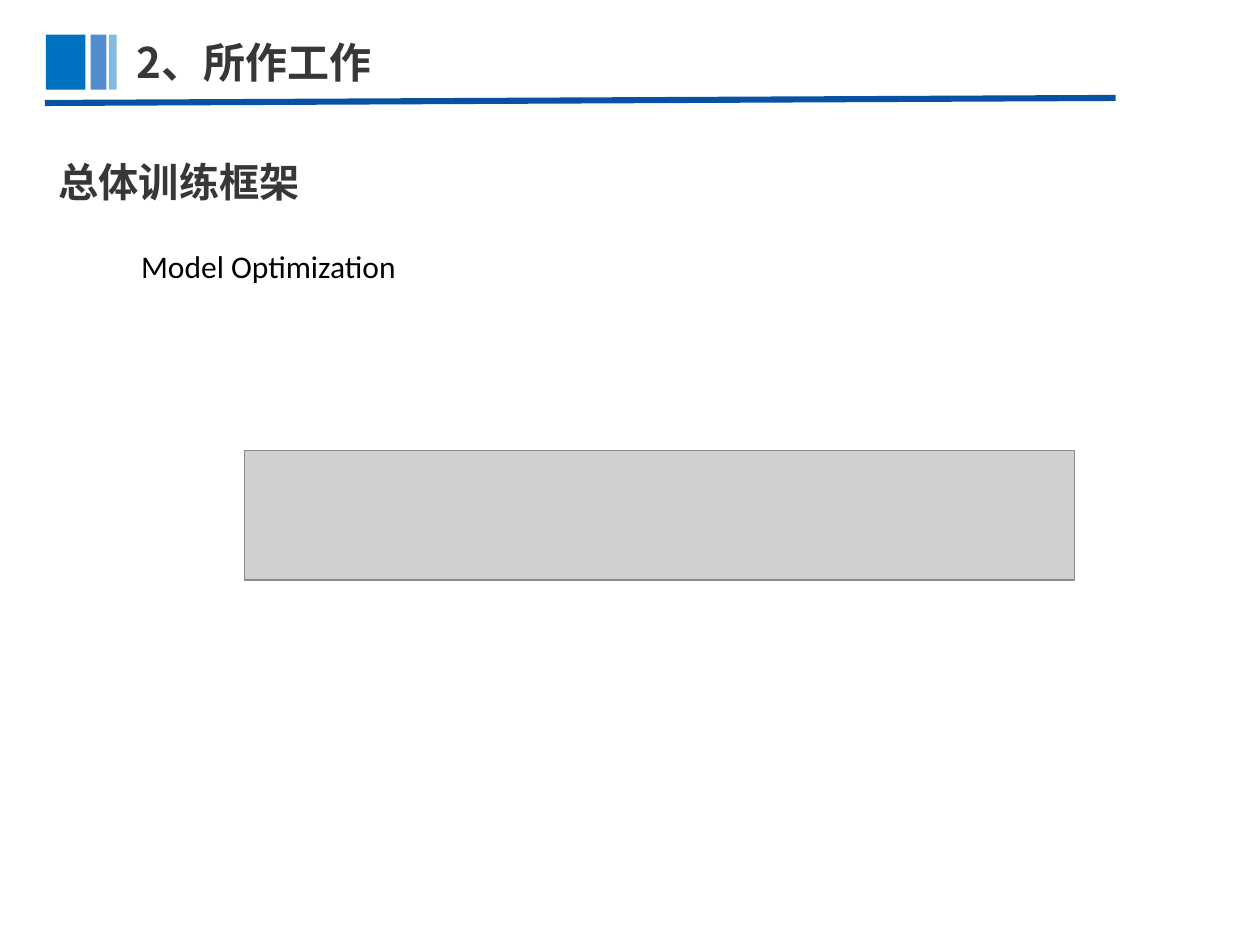
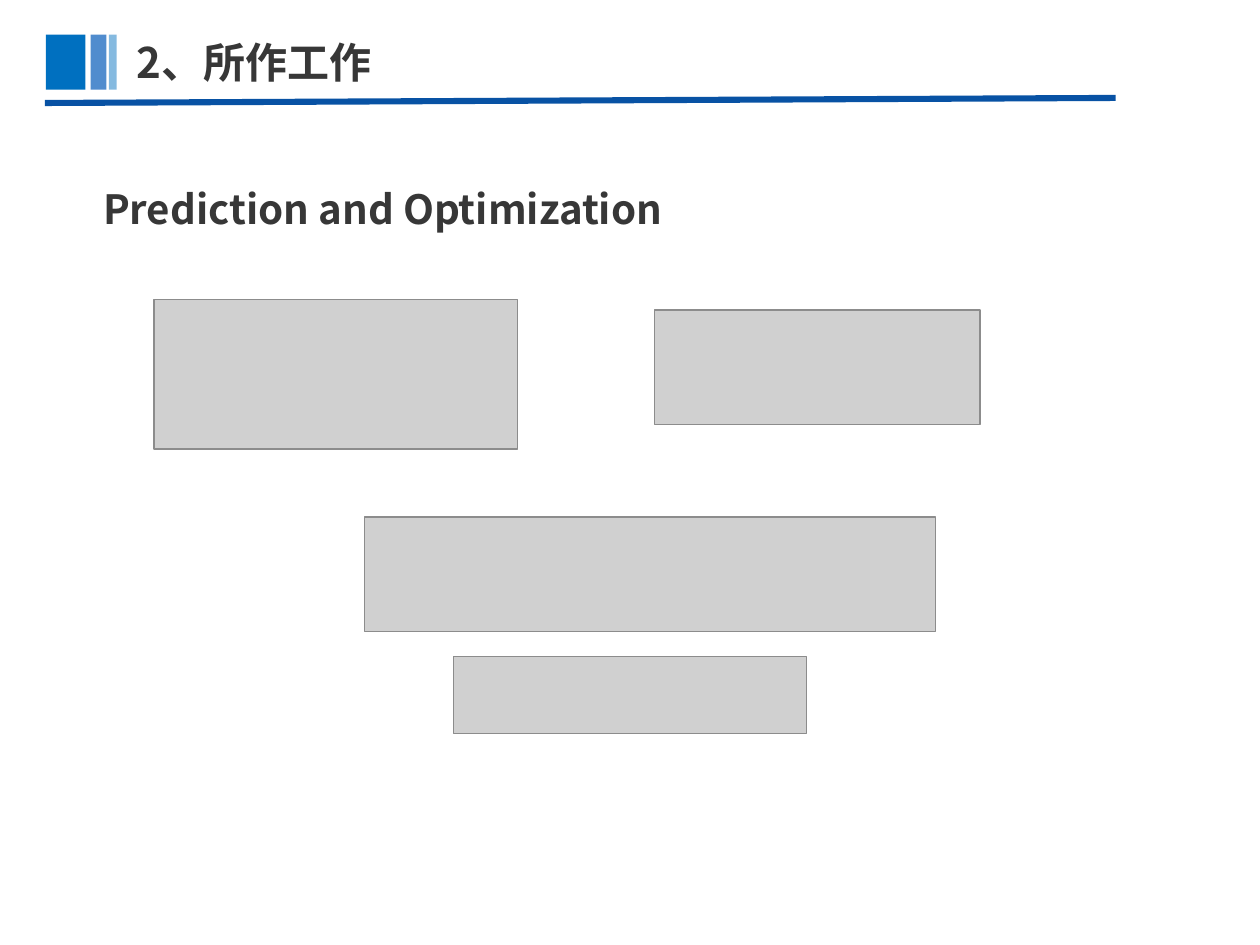
Before and after one commit to AzureSX/Paper, a slide deck: slide 21 of Knowledge Graph For Recommendation/VRKG4Rec/VRKG4Rec.pptx (slide 13 before the commit). Drawn at 1260x945 pixels with LibreOffice and Linux fonts; fonts in the diff are those of the drawing; grey boxes stand for pictures. Boxes give left, top, right and bottom in pixels: in the first picture for what was removed or moved away, otherwise in the second. Text is boxed around its words. In the diff, an @@ line names an element or a change of style, - is before the commit and + after.

```diff
--- a/Knowledge Graph For Recommendation/VRKG4Rec/VRKG4Rec.pptx
+++ b/Knowledge Graph For Recommendation/VRKG4Rec/VRKG4Rec.pptx
@@ text at [103,191,662,233]: text changed @@
-总体训练框架
+Prediction and Optimization
@@ text removed at [141,256,396,283] @@
-Model Optimization
@@ picture added at [154,300,518,450] @@
@@ picture added at [654,310,979,425] @@
@@ picture removed at [244,450,1074,580] @@
@@ picture added at [364,517,935,631] @@
@@ picture added at [454,656,806,733] @@
```
Also in this commit, not shown: 6 other slides changed, 10 slides added, 7 slides removed, 2 other files.
